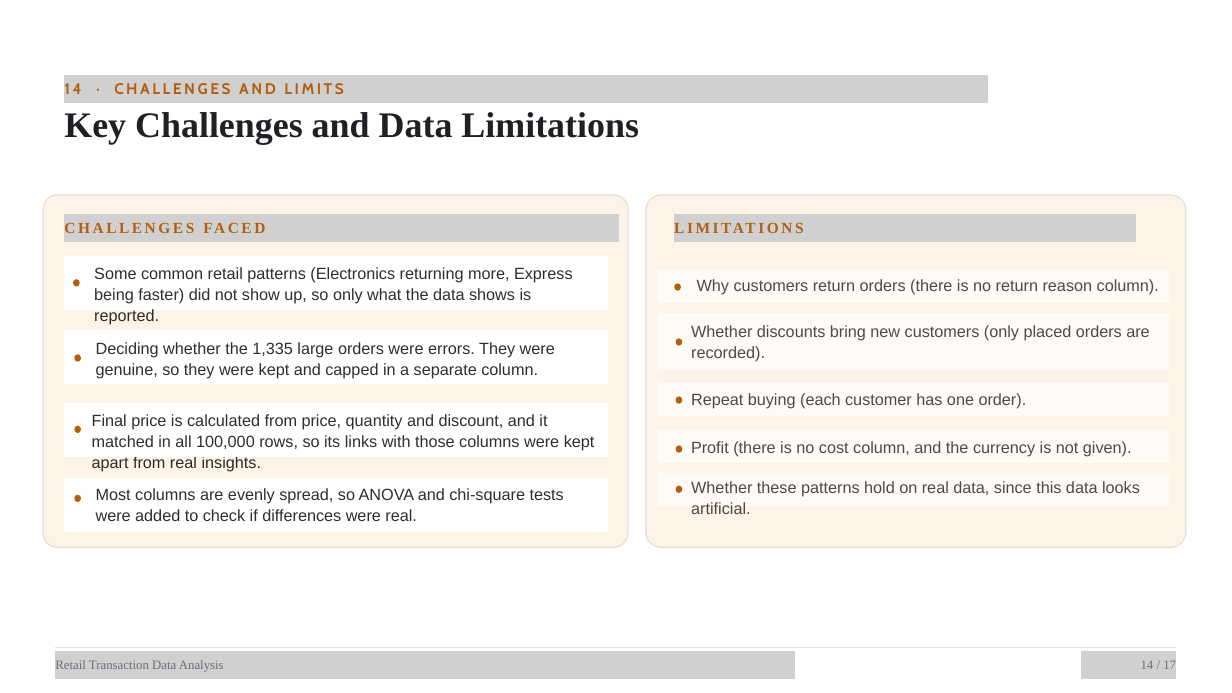
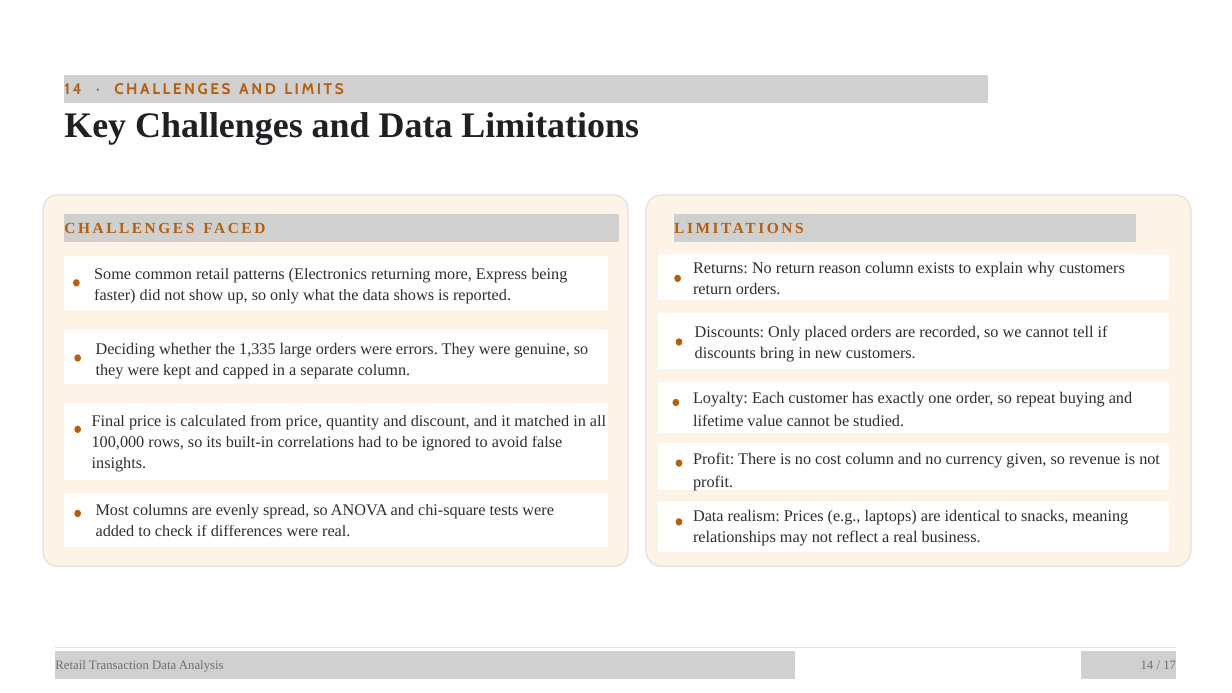
Before and after one commit to Aditi020/Retail_EDA, a slide deck: slide 14 of docs/Retail_EDA.pptx. Drawn at 1232x693 pixels with LibreOffice and Linux fonts; fonts in the diff are those of the drawing; grey boxes stand for pictures. Boxes give left, top, right and bottom in pixels: in the first picture for what was removed or moved away, otherwise in the second. Text is boxed around its words. In the diff, an @@ line names an element or a change of style, - is before the commit and + after.

```diff
--- a/docs/Retail_EDA.pptx
+++ b/docs/Retail_EDA.pptx
@@ freeform shape: place and size @@
-freeform shape at <box>43,195,628,547</box>
+freeform shape at <box>43,195,628,566</box>
@@ freeform shape: place and size @@
-freeform shape at <box>646,195,1186,547</box>
+freeform shape at <box>646,195,1191,566</box>
@@ freeform shape: place and size @@
-freeform shape at <box>657,270,1169,303</box>
+freeform shape at <box>657,254,1169,299</box>
@@ text at <box>693,261,1125,294</box>: text changed; font Arial to Times New Roman; text colour #000000 at 70% opacity to #2D2D2D @@
-Why customers return orders (there is no return reason column).
+Returns: No return reason column exists to explain why customers return orders.
@@ freeform shape: place and size @@
-freeform shape at <box>675,283,681,291</box>
+freeform shape at <box>675,275,681,282</box>
@@ text at <box>695,325,1108,362</box>: text changed; font Arial to Times New Roman; text colour #000000 at 70% opacity to #2D2D2D @@
-Whether discounts bring new customers (only placed orders are recorded).
+Discounts: Only placed orders are recorded, so we cannot tell if discounts bring in new customers.
@@ freeform shape: place and size @@
-freeform shape at <box>657,383,1169,416</box>
+freeform shape at <box>657,383,1169,433</box>
@@ freeform shape: place and size @@
-freeform shape at <box>65,403,609,458</box>
+freeform shape at <box>65,403,609,480</box>
@@ text at <box>92,415,606,472</box>: text changed; font Arial to Times New Roman @@
-Final price is calculated from price, quantity and discount, and it matched in all 100,000 rows, so its links with those columns were kept apart from real insights.
+Final price is calculated from price, quantity and discount, and it matched in all 100,000 rows, so its built-in correlations had to be ignored to avoid false insights.
@@ freeform shape: place and size @@
-freeform shape at <box>676,396,683,403</box>
+freeform shape at <box>673,399,679,406</box>
@@ text at <box>693,391,1132,426</box>: text changed; font Arial to Times New Roman; text colour #000000 at 70% opacity to #2D2D2D @@
-Repeat buying (each customer has one order).
+Loyalty: Each customer has exactly one order, so repeat buying and lifetime value cannot be studied.
@@ freeform shape: place and size @@
-freeform shape at <box>657,430,1169,463</box>
+freeform shape at <box>657,444,1169,490</box>
@@ text at <box>693,452,1160,491</box>: text changed; font Arial to Times New Roman; text colour #000000 at 70% opacity to #2D2D2D @@
-Profit (there is no cost column, and the currency is not given).
+Profit: There is no cost column and no currency given, so revenue is not profit.
@@ 3 freeform shapes, 1 text: place and size @@
-3 freeform shapes, 1 text at <box>65,445,683,532</box>
+3 freeform shapes, 1 text at <box>65,460,683,547</box>
@@ font Arial to Times New Roman in 3 elements at <box>94,268,567,304</box>, <box>96,342,588,379</box>, <box>96,504,554,536</box> @@
@@ fill #FFFFFF at 70% opacity to #FFFFFF in 5 elements at <box>657,313,1169,369</box>, <box>657,383,1169,433</box>, <box>657,254,1169,299</box>, <box>657,444,1169,490</box>, <box>657,501,1169,552</box> @@
@@ freeform shape: place and size @@
-freeform shape at <box>657,472,1169,506</box>
+freeform shape at <box>657,501,1169,552</box>
@@ text at <box>693,509,1128,546</box>: text changed; font Arial to Times New Roman; text colour #000000 at 70% opacity to #2D2D2D @@
-Whether these patterns hold on real data, since this data looks artificial.
+Data realism: Prices (e.g., laptops) are identical to snacks, meaning relationships may not reflect a real business.
@@ freeform shape: place and size @@
-freeform shape at <box>676,485,683,493</box>
+freeform shape at <box>676,518,683,525</box>
```
Also in this commit, not shown: 2 other slides changed.
